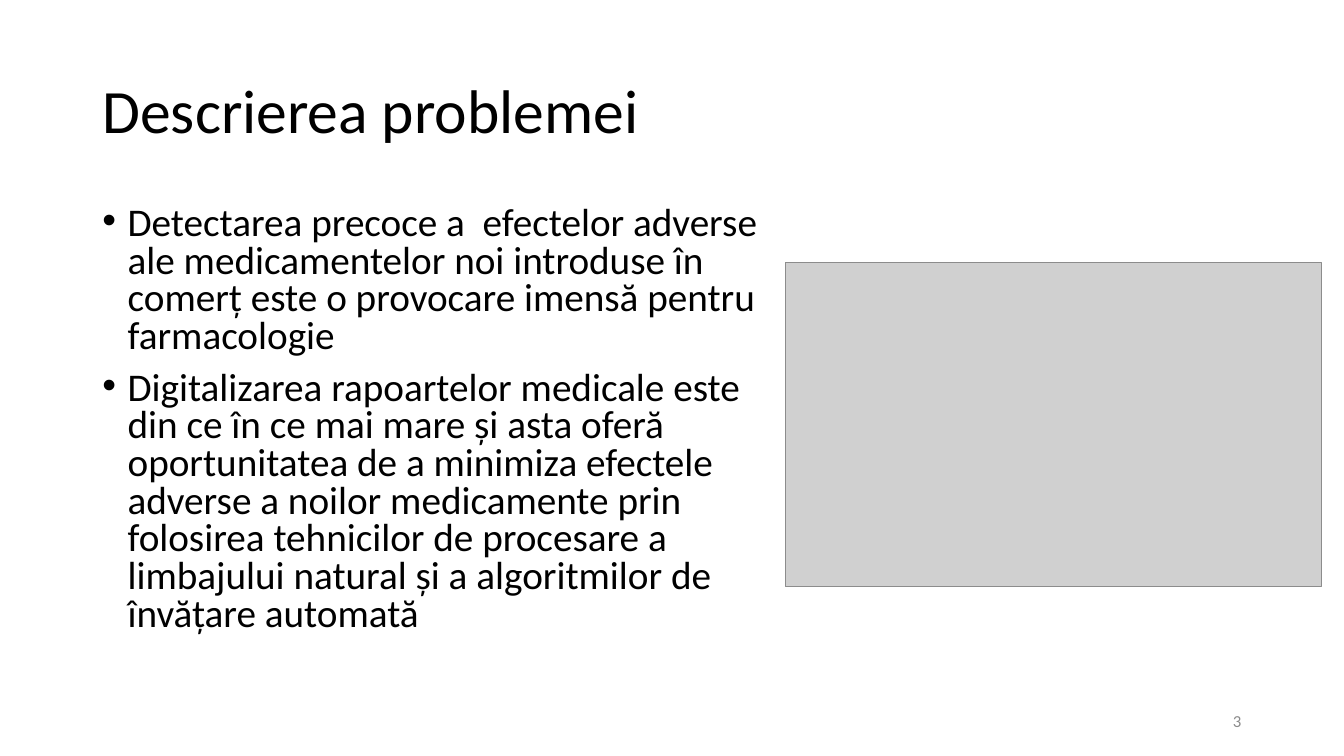
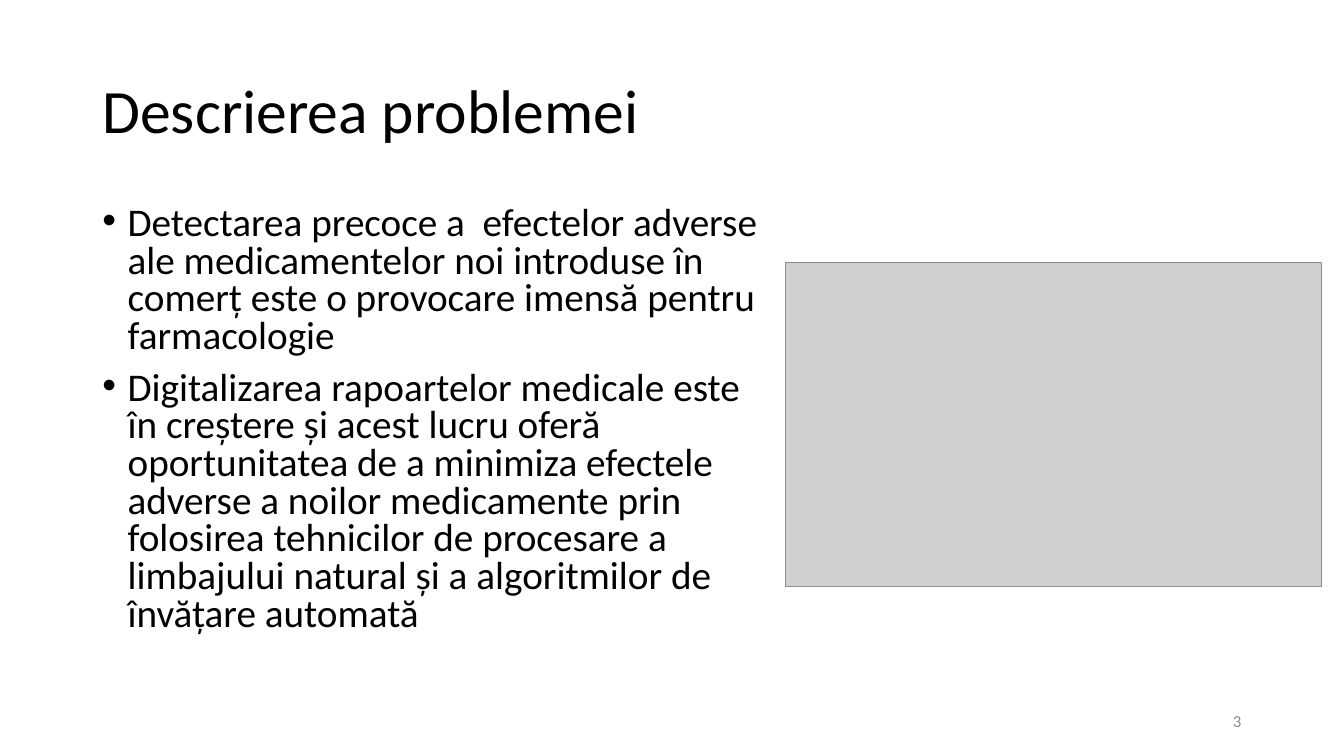
Before and after one commit to MariusParasca/Licenta-FII, a slide deck: slide 3 of Prezentare licenta.pptx. Drawn at 1344x756 pixels with LibreOffice and Linux fonts; fonts in the diff are those of the drawing; grey boxes stand for pictures. Boxes give left, top, right and bottom in pixels: in the first picture for what was removed or moved away, otherwise in the second. Text is boxed around its words. In the diff, an @@ line names an element or a change of style, - is before the commit and + after.

```diff
--- a/Prezentare licenta.pptx
+++ b/Prezentare licenta.pptx
@@ text at bbox=[128, 373, 740, 634]: text changed @@
-• Digitalizarea rapoartelor medicale este din ce în ce mai mare și asta oferă oportunitatea de a minimiza efectele adverse a noilor medicamente prin folosirea tehnicilor de procesare a limbajului natural și a algoritmilor de învățare automată
+• Digitalizarea rapoartelor medicale este în creștere și acest lucru oferă oportunitatea de a minimiza efectele adverse a noilor medicamente prin folosirea tehnicilor de procesare a limbajului natural și a algoritmilor de învățare automată
```
Also in this commit, not shown: 10 other slides changed, 7 slides added, 1 other file.
